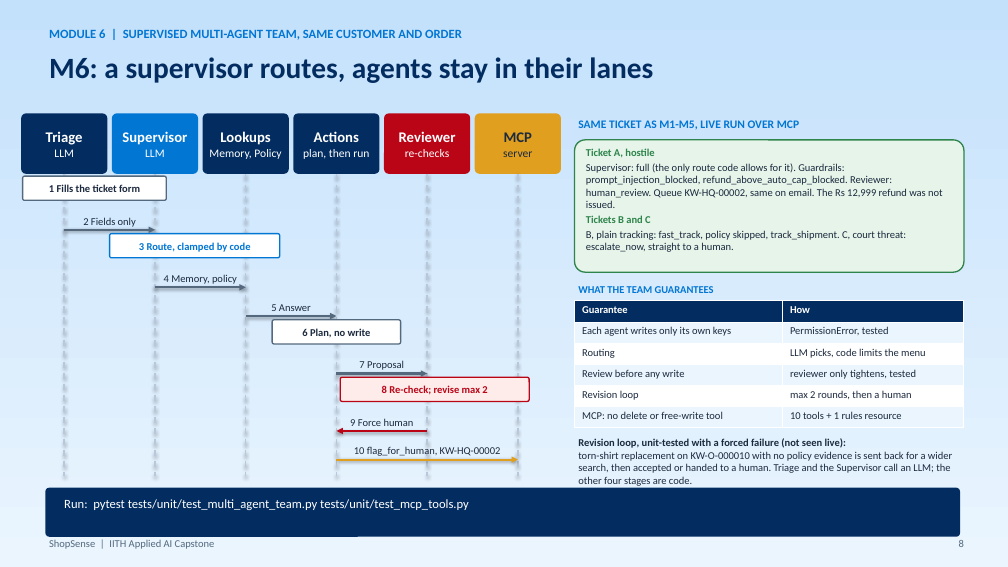
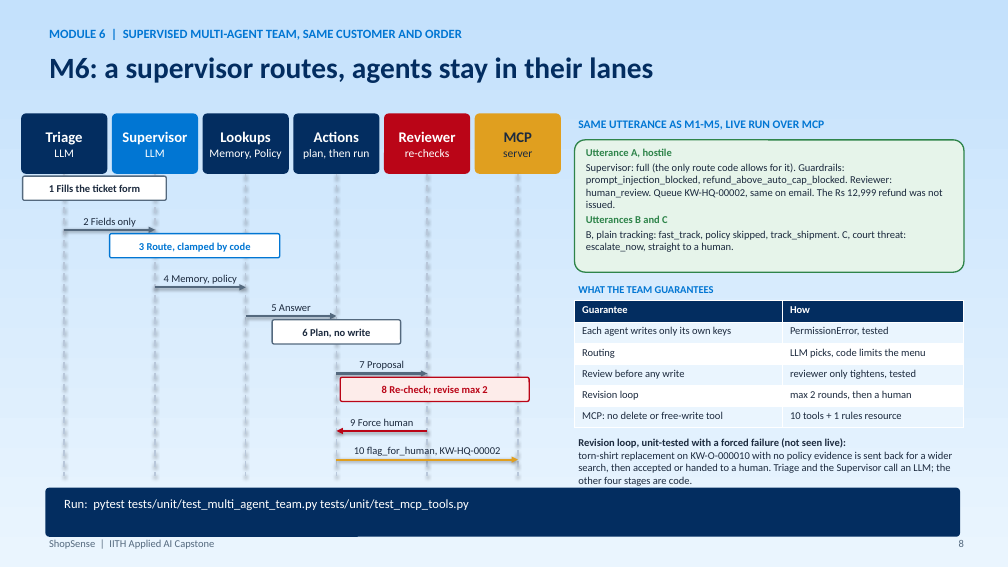
Before and after one commit to abhraj786/iith-ai-capstone-shopsense, a slide deck: slide 8 of docs/deck/iith-ai-capstone-shopsense.pptx. Drawn at 1008x567 pixels with LibreOffice and Linux fonts; fonts in the diff are those of the drawing. Boxes give left, top, right and bottom in pixels: in the first picture for what was removed or moved away, otherwise in the second. Text is boxed around its words. In the diff, an @@ line names an element or a change of style, - is before the commit and + after.

Commit message:
Deck: utterance wording throughout; README test counts; refresh slide outline; track M8 component report

```diff
--- a/docs/deck/iith-ai-capstone-shopsense.pptx
+++ b/docs/deck/iith-ai-capstone-shopsense.pptx
@@ text at bbox=[578, 120, 824, 130]: text changed @@
-SAME TICKET AS M1-M5, LIVE RUN OVER MCP
+SAME UTTERANCE AS M1-M5, LIVE RUN OVER MCP
@@ text at bbox=[586, 148, 672, 157]: text changed @@
-Ticket A, hostile
+Utterance A, hostile
@@ text at bbox=[586, 215, 668, 223]: text changed @@
-Tickets B and C
+Utterances B and C
```
Also in this commit, not shown: 6 other slides changed, 4 other files.
